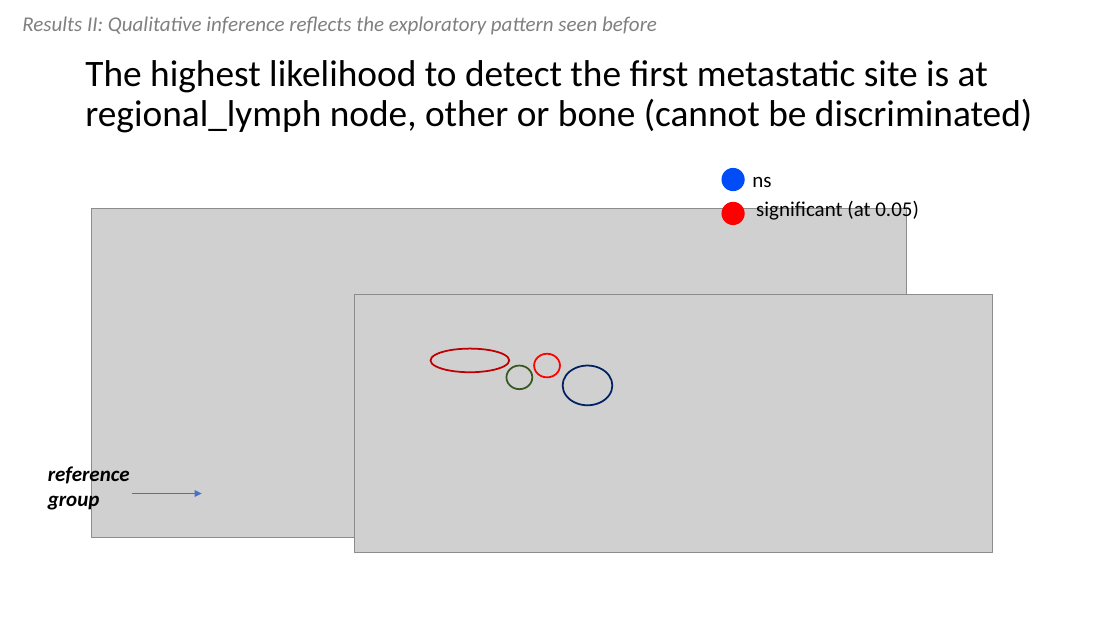
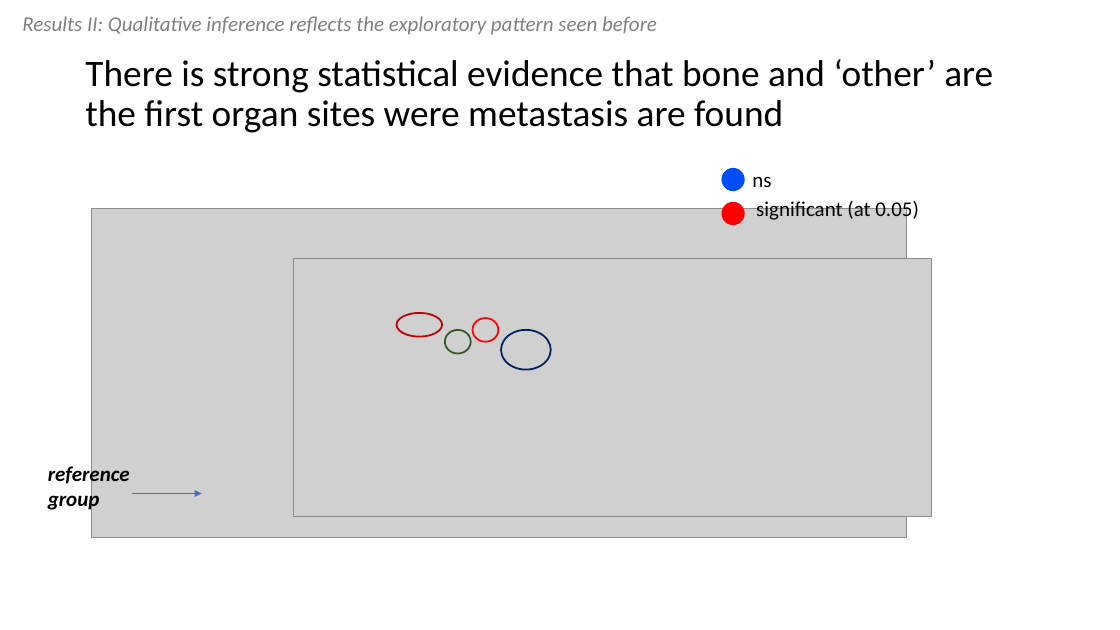
Before and after one commit to chris-kreitzer/Tropism-Timing, a slide deck: slide 8 of Tropism_Timing.pptx (slide 7 before the commit). Drawn at 1120x630 pixels with LibreOffice and Linux fonts; fonts in the diff are those of the drawing; grey boxes stand for pictures. Boxes give left, top, right and bottom in pixels: in the first picture for what was removed or moved away, otherwise in the second. Text is boxed around its words. In the diff, an @@ line names an element or a change of style, - is before the commit and + after.

```diff
--- a/Tropism_Timing.pptx
+++ b/Tropism_Timing.pptx
@@ title at (85, 59, 993, 133): text changed @@
-The highest likelihood to detect the first metastatic site is at regional_lymph node, other or bone (cannot be discriminated)
+There is strong statistical evidence that bone and ‘other’ are the first organ sites were metastasis are found
@@ 3 ellipses, 1 picture: place and size @@
-3 ellipses, 1 picture at (355, 295, 993, 553)
+3 ellipses, 1 picture at (293, 259, 932, 517)
@@ ellipse: place and size @@
-ellipse at (430, 349, 509, 372)
+ellipse at (397, 313, 442, 337)
```
Also in this commit, not shown: 8 other slides changed, 5 slides added, 3 slides removed.
